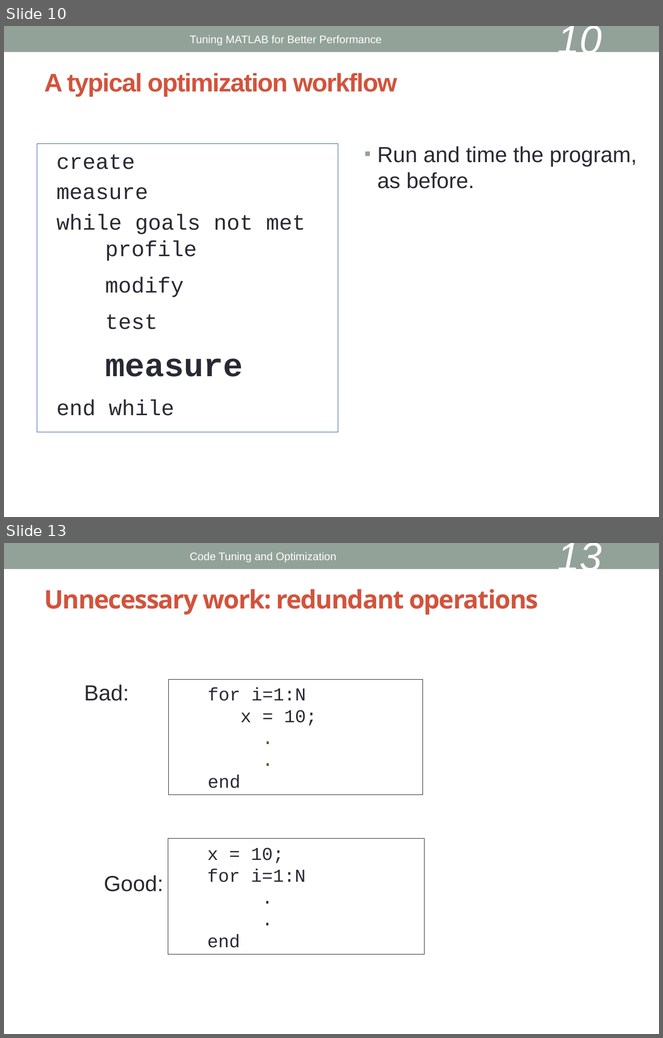
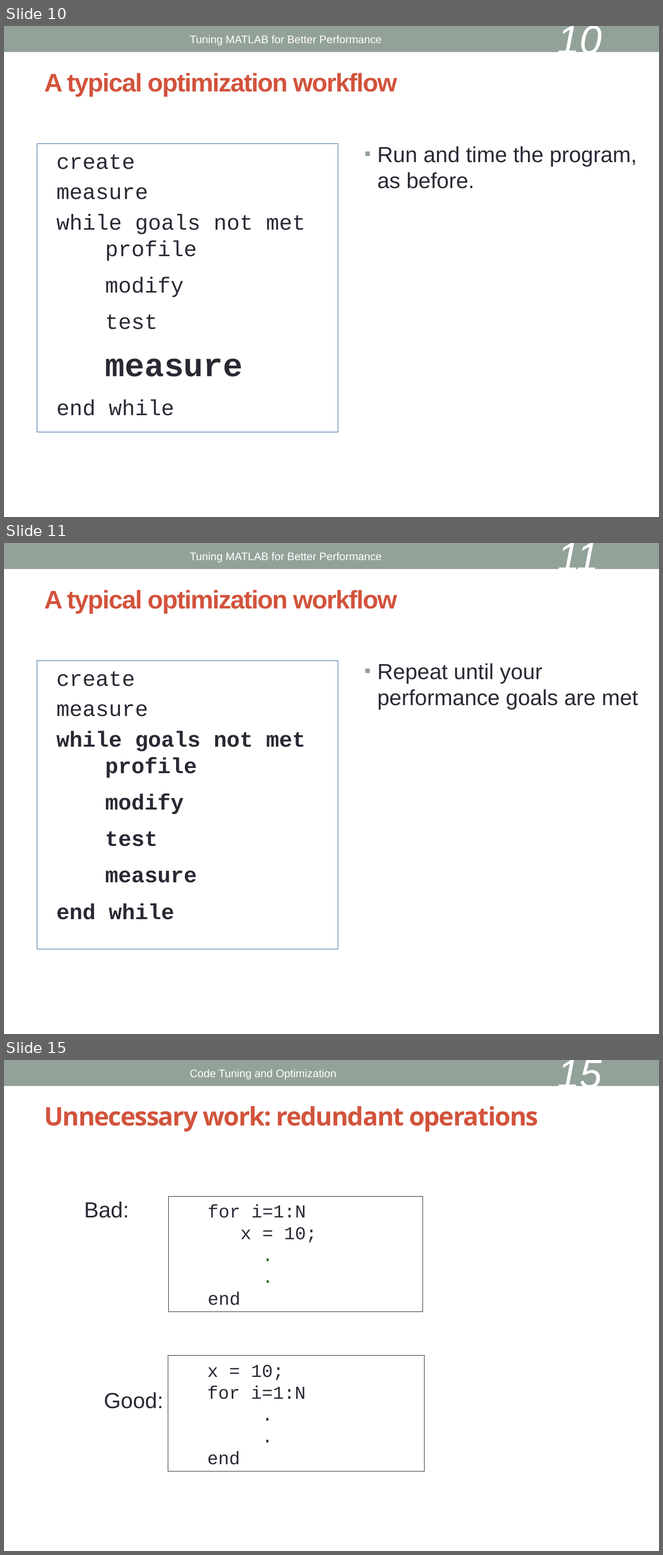
Before and after one commit to keithfma/bu_tutorial_matlab_performance, a slide deck: slides.odp. Shown one above the other, each under a label of ours: slides 10 and 13 before the commit, slides 10, 11 and 15 after it; the slides between them are not shown. The pictures are 663x1038 and 663x1555 pixels, drawn with LibreOffice and Linux fonts; fonts in the diff are those of the drawing. Boxes give left, top, right and bottom in pixels: in the first picture for what was removed or moved away, otherwise in the second. Text is boxed around its words. In the diff, an @@ line names an element or a change of style, - is before the commit and + after.

```diff
--- a/slides.odp
+++ b/slides.odp
@@ slide 11 added at (4,543,659,1034), background #FFFFFF; not listed: 1 template element that a slide beside it also shows @@
@@ text added at (190,552,382,562), 12 pt, text #FFFFFF @@
+Tuning MATLAB for Better Performance
@@ page number added at (557,543,599,578), 44 pt, text #FFFFFF, italic @@
+11
@@ title added at (44,590,397,614), 28 pt, text #D2533C, bold @@
+A typical optimization workflow
@@ text added at (37,661,338,949), outline #3465A4 0 pt, 24 pt, text #292934, bold @@
+create
+measure
+while goals not met
+  profile
+  modify
+  test
+  measure
+end while
@@ text added at (377,663,638,710), 24 pt, text #292934 @@
+▪ Repeat until your performance goals are met
@@ what was slide 13 is now slide 15 @@
@@ page number at (557,1060,602,1095): text changed @@
-13
+15
```
Also in this commit, not shown: 10 slides changed, 2 other slides added.
